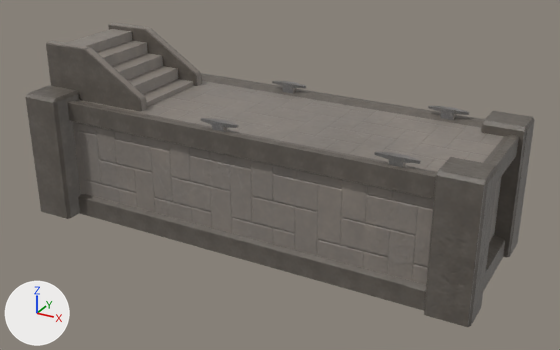
A saved change to the FBX model Assets/3D/Trottoir/Trottoirs/Trottoir_3.2.fbx.
Camera for both pictures: a 50 mm lens placed at (22.4, -24.06, 8.47), pointed at (9.3, -0.23, -3.44). Lighting does not change. The marker at lower left points along +X, +Y and +Z.

Names of what the first picture shows: 'Trottoir_3.2'.
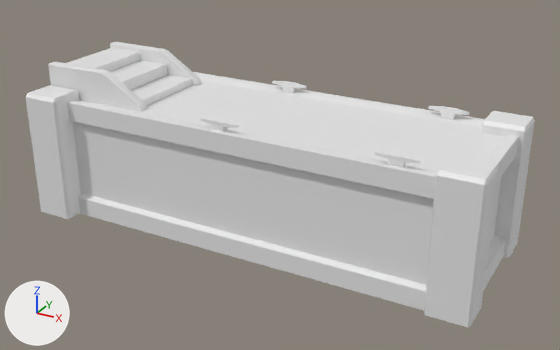
What changed in the scene script:
```text
Change me_cube_040:
    used by ob_trottoir_3_2; location = (0.0, 0.0, 0.0)
    verts and faces of me_cube_040; kept vertices keep their numbers, new ones are numbered from 376
    before: 62 (-0.2, 1.7, 0.9) at pixel (108, 24), 63 (-0.2, 1.6, 0.9) at pixel (108, 25), 66 (-0.2, 2.0, 0.9) at pixel (113, 22), 67 (-0.2, 2.1, 0.9) at pixel (115, 23), 68 (4.2, 2.0, -0.6) at pixel (199, 71)
    before: 69 (4.3, 2.0, -0.8) at pixel (200, 74), 70 (4.2, 2.1, -0.8) at pixel (201, 74), 71 (4.2, 2.1, -0.7) at pixel (199, 71), 72 (4.3, 1.7, -0.8) at pixel (197, 76), 73 (4.2, 1.7, -0.6) at pixel (195, 73)
    before: 74 (4.2, 1.7, -0.7) at pixel (194, 73), 75 (4.2, 1.7, -0.8) at pixel (195, 76), 76 (1.8, 1.7, -1.3), 77 (1.7, 1.7, -1.3), 78 (1.7, 2.1, -1.3)
    before: 79 (1.8, 2.1, -1.3), 80 (1.8, 1.7, 0.9) at pixel (146, 29), 81 (1.7, 1.7, 0.9) at pixel (145, 28), 82 (1.8, 1.7, 0.9) at pixel (145, 30), 83 (1.7, 1.7, 0.9) at pixel (144, 29)
    before: 84 (1.7, 2.0, 0.9) at pixel (149, 27), 85 (1.8, 2.0, 0.9) at pixel (150, 28), 86 (1.8, 2.1, 0.9) at pixel (151, 28), 87 (1.7, 2.1, 0.9) at pixel (150, 27)
    before: 116 (-0.2, -2.1, 0.9) at pixel (46, 42), 117 (-0.2, -2.1, 0.9) at pixel (45, 43), 120 (-0.2, -1.7, 0.9) at pixel (52, 40), 121 (-0.2, -1.7, 0.9) at pixel (54, 41), 122 (4.2, -1.7, -0.6) at pixel (144, 95)
    before: 123 (4.3, -1.7, -0.8) at pixel (145, 99), 124 (4.2, -1.7, -0.8) at pixel (146, 98), 125 (4.2, -1.7, -0.7) at pixel (144, 95), 126 (4.3, -2.0, -0.8) at pixel (141, 101), 127 (4.2, -2.0, -0.6) at pixel (139, 97)
    before: 128 (4.2, -2.0, -0.7) at pixel (138, 98), 129 (4.2, -2.0, -0.8) at pixel (139, 101), 130 (1.8, -2.1, -1.3), 131 (1.7, -2.1, -1.3), 132 (1.7, -1.6, -1.3)
    before: 133 (1.8, -1.6, -1.3), 134 (1.8, -2.0, 0.9) at pixel (86, 49), 135 (1.7, -2.0, 0.9) at pixel (84, 48), 136 (1.8, -2.0, 0.9) at pixel (85, 50), 137 (1.7, -2.0, 0.9) at pixel (83, 49)
    before: 138 (1.7, -1.7, 0.9) at pixel (89, 46), 139 (1.8, -1.7, 0.9) at pixel (90, 47), 140 (1.8, -1.7, 0.9) at pixel (91, 47), 141 (1.7, -1.7, 0.9) at pixel (90, 47)
    remove me_cube_040.from_pydata(...)  # 376 vertices, 314 faces; spans x -0.3..17.7, y -3.5..3.4, z -5.9..0.9
    add me_cube_040.from_pydata(...)  # 370 vertices, 311 faces; spans x -0.3..17.7, y -3.5..3.4, z -5.9..0.1
    me_cube_040 part 1: the loose piece of 22 vertices spanning x 0.0..4.1, y -1.7..1.7, z -1.4..0.8 is rebuilt with 16 vertices and now spans x -0.2..4.0, y -1.7..1.7, z -1.3..-0.1
    me_cube_040 part 2
    add for i in [62, 63, 66, 67]: verts[i] += (0.0, 0.0, -0.8)
    add for i in [*range(68, 76)]: verts[i] += (0.0, 0.0, -0.3)
    add for i in [*range(76, 80)]: verts[i] += (0.8, 0.0, 0.0)
    add for i in [*range(80, 88)]: verts[i] += (0.8, 0.0, -0.8)
    me_cube_040 part 3
    add for i in [116, 117, 120, 121]: verts[i] += (0.0, 0.0, -0.8)
    add for i in [*range(122, 130)]: verts[i] += (0.0, 0.0, -0.3)
    add for i in [*range(130, 134)]: verts[i] += (0.8, 0.0, 0.0)
    add for i in [*range(134, 142)]: verts[i] += (0.8, 0.0, -0.8)
    me_cube_040 part 4: 304 faces spanning x -0.3..17.7, y -3.5..3.4, z -5.9..0.1 switch from mat_trottoir_3_2 to no material
```

Boxes [x1, y1, x2, y2] around the edits, measured in the pictures (560 x 350 px; the box of a moved part takes in the faces that stretch with it):
'Trottoir_3.2', reshaped (6% shorter): before [25, 23, 535, 327]; after [25, 42, 535, 327]
part 1 of me_cube_040, rebuilt (25% shorter): before [68, 29, 194, 107]; after [67, 48, 192, 106]
part 2 of me_cube_040, moved or reshaped: before [108, 23, 202, 86]; after [110, 42, 202, 86]
part 3 of me_cube_040, moved or reshaped: before [46, 41, 147, 112]; after [48, 62, 147, 112]
part 4 of me_cube_040, recoloured: [25, 73, 535, 327] in both
